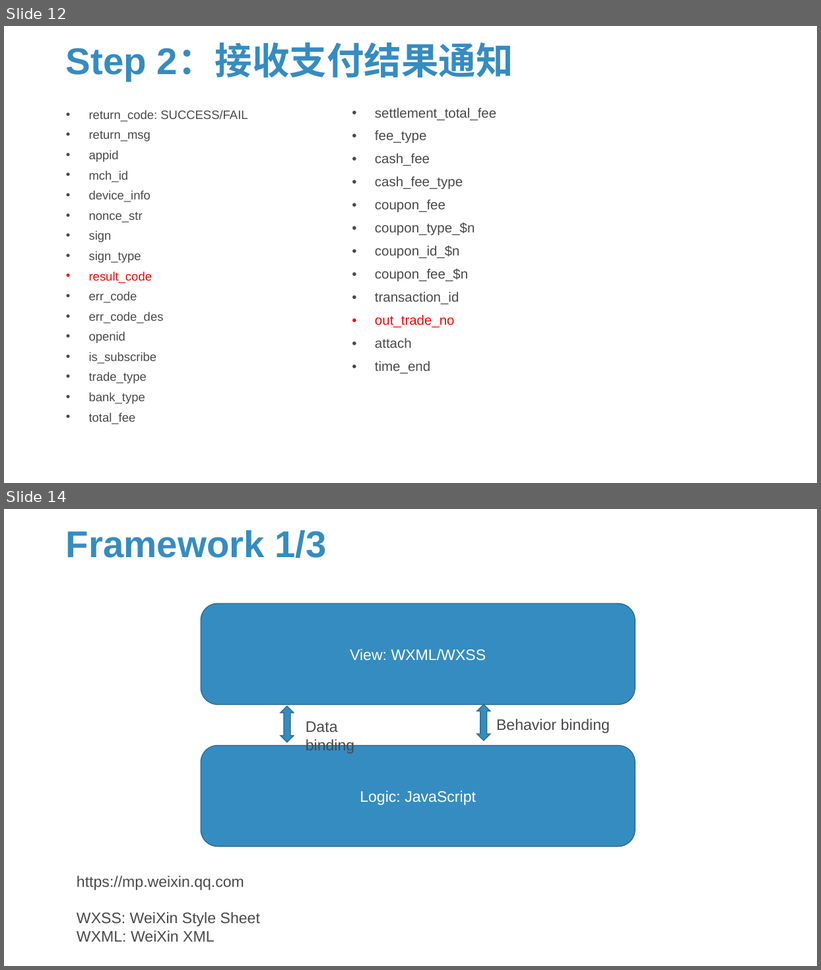
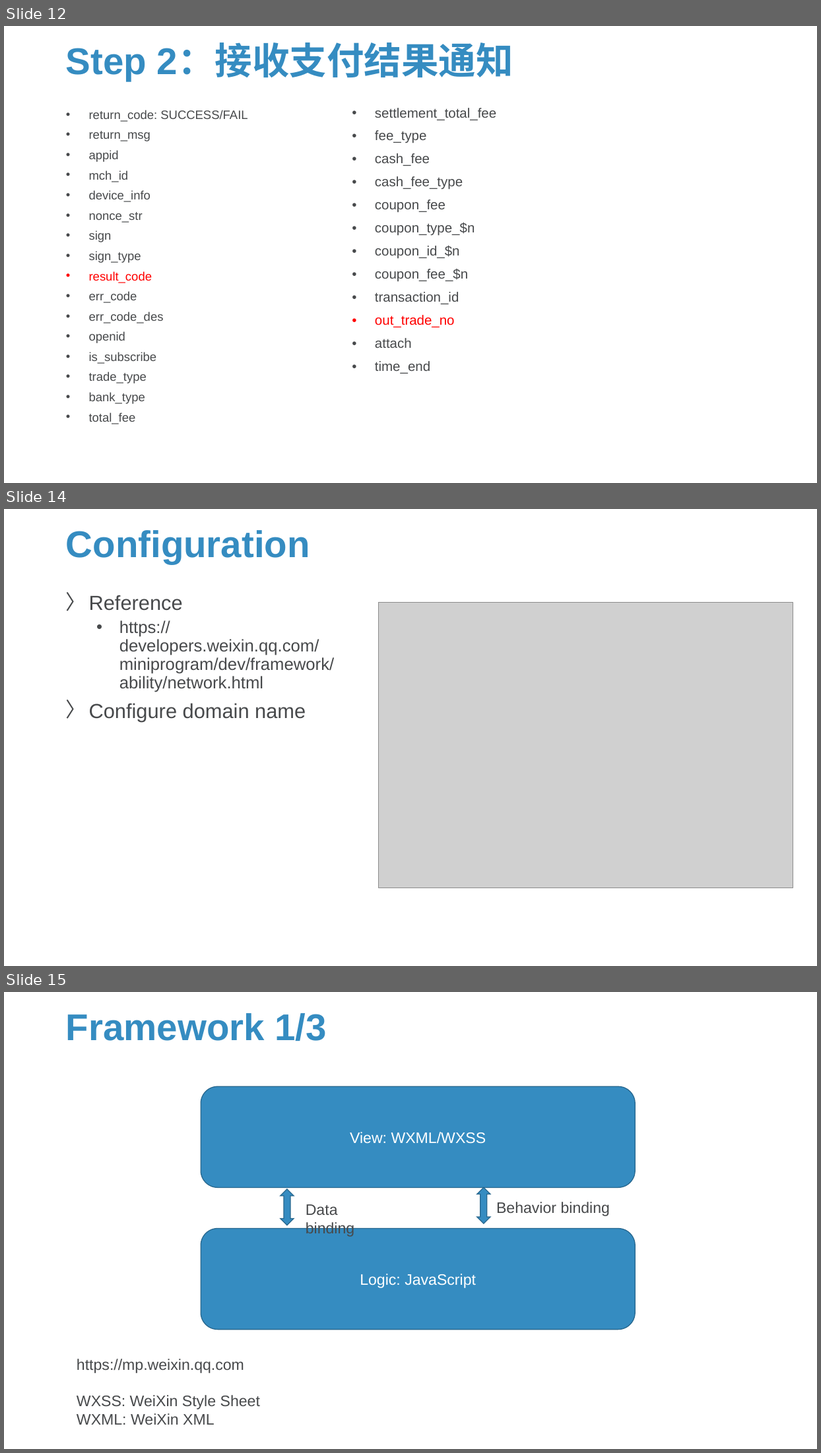
Before and after one commit to Sparks-Lu/TechNotes, a slide deck: Web/WeChat-Notes.pptx. Shown one above the other, each under a label of ours: slides 12 and 14 before the commit, slides 12, 14 and 15 after it; the slides between them are not shown. The pictures are 821x970 and 821x1453 pixels, drawn with LibreOffice and Linux fonts; fonts in the diff are those of the drawing; grey boxes stand for pictures; background and template pictures are left out. Boxes give left, top, right and bottom in pixels: in the first picture for what was removed or moved away, otherwise in the second. Text is boxed around its words. In the diff, an @@ line names an element or a change of style, - is before the commit and + after.

```diff
--- a/Web/WeChat-Notes.pptx
+++ b/Web/WeChat-Notes.pptx
@@ slide 14 added at (4,509,817,966), background picture (left out) @@
@@ title added at (66,530,310,564), 44 pt, text #358CC1, bold @@
+Configuration
@@ text added at (89,595,334,722), 20 pt, text #47494B @@
+〉 Reference
+  • https://developers.weixin.qq.com/miniprogram/dev/framework/ability/network.html
+〉 Configure domain name
@@ picture added at (378,602,793,888) @@
@@ what was slide 14 is now slide 15 @@
```
Also in this commit, not shown: 2 slides changed, 13 other files.
